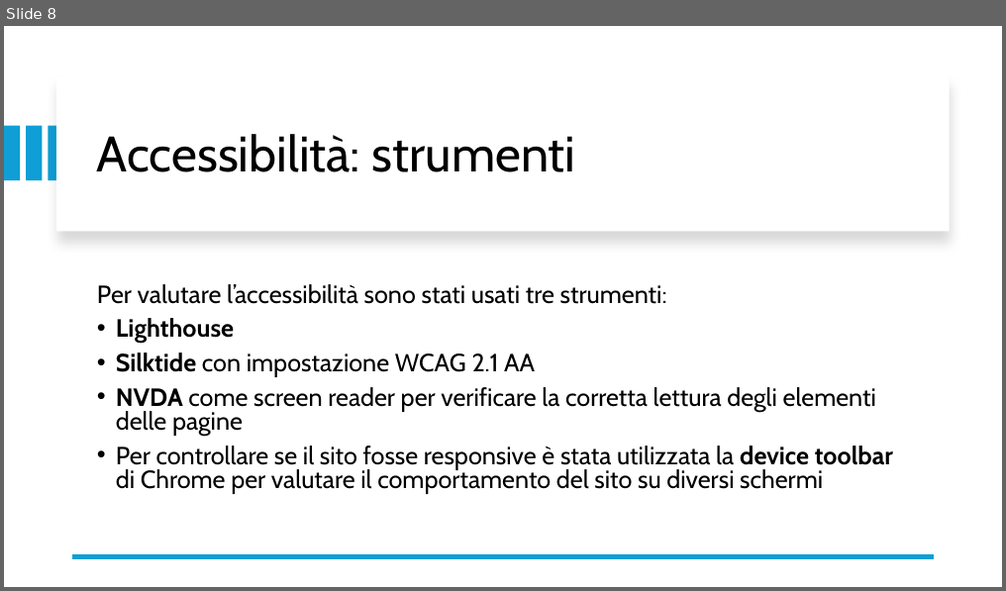
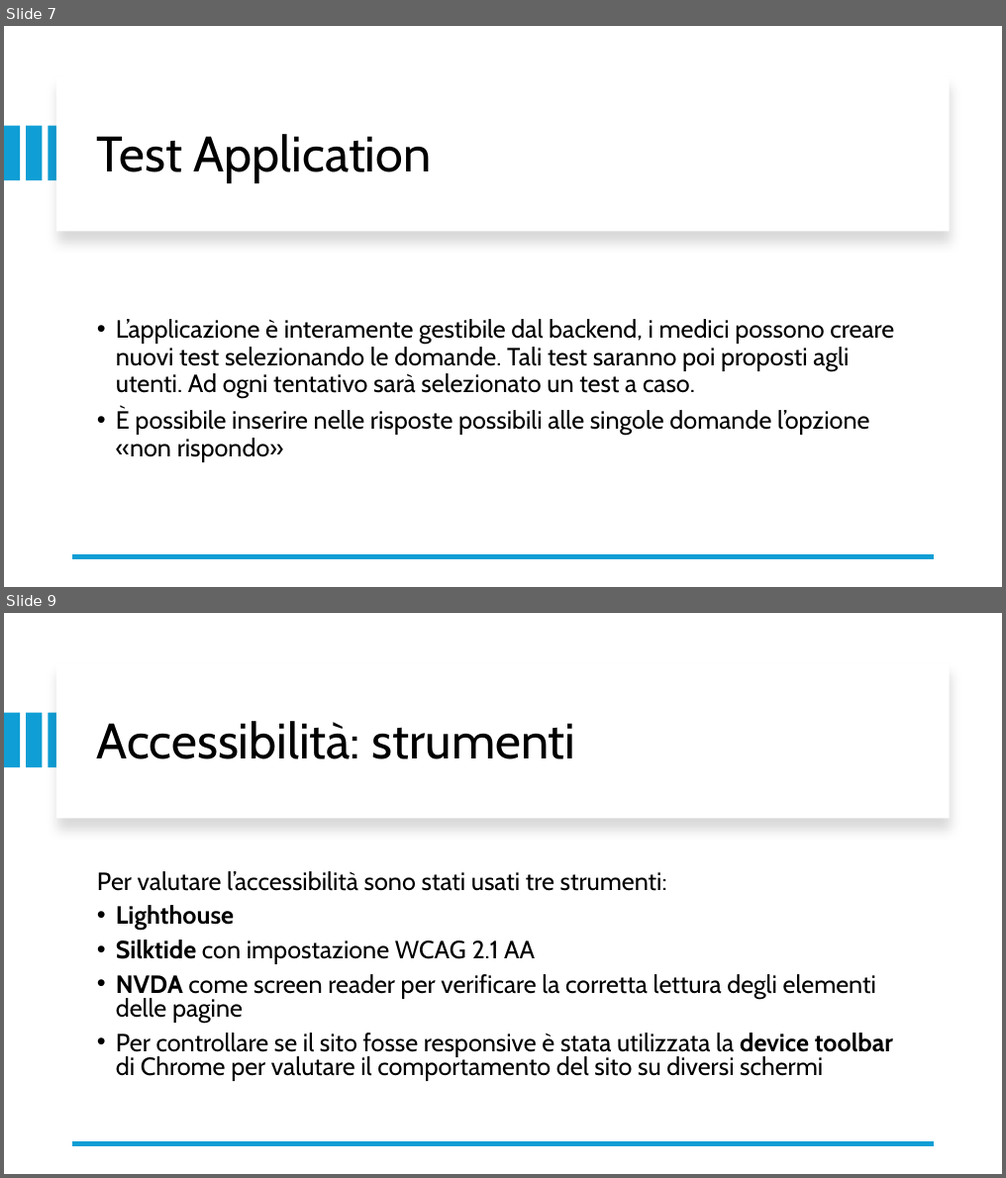
Before and after one commit to FarinaChristian/appDinamiche, a slide deck: slide.pptx. Shown one above the other, each under a label of ours: slide 8 before the commit, slides 7 and 9 after it; the slides between them are not shown. The pictures are 1006x591 and 1006x1178 pixels, drawn with LibreOffice and Linux fonts; fonts in the diff are those of the drawing. Boxes give left, top, right and bottom in pixels: in the first picture for what was removed or moved away, otherwise in the second. Text is boxed around its words. In the diff, an @@ line names an element or a change of style, - is before the commit and + after.

```diff
--- a/slide.pptx
+++ b/slide.pptx
@@ slide 7 added at bbox=[4, 26, 1002, 587], background #FFFFFF @@
@@ rectangle added at bbox=[56, 76, 949, 231], fill #FFFFFF @@
@@ rectangle added at bbox=[4, 126, 20, 181], fill #0F9ED5 @@
@@ rectangle added at bbox=[26, 126, 42, 181], fill #0F9ED5 @@
@@ rectangle added at bbox=[49, 126, 63, 181], fill #0F9ED5 @@
@@ title added at bbox=[97, 134, 432, 182], 48 pt, text #000000 @@
+Test Application
@@ text added at bbox=[116, 319, 894, 463], 24 pt, text #000000 @@
+• L’applicazione è interamente gestibile dal backend, i medici possono creare nuovi test selezionando le domande. Tali test saranno poi proposti agli utenti. Ad ogni tentativo sarà selezionato un test a caso.
+• È possibile inserire nelle risposte possibili alle singole domande l’opzione «non rispondo»
@@ line added from (934, 557) to (73, 557), #0F9ED5 4.5 pt @@
@@ what was slide 8 is now slide 9 @@
```
Also in this commit, not shown: 7 slides changed.
